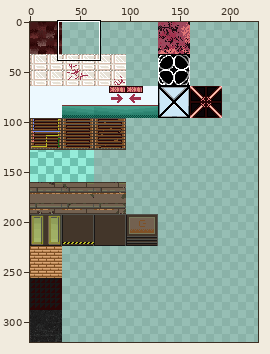
Sprite sheet -- Assets/Tiles/32 textures.png. The first picture is a wide view before the edit; the outline marks the close-up.
Close-up. First the earlier version:
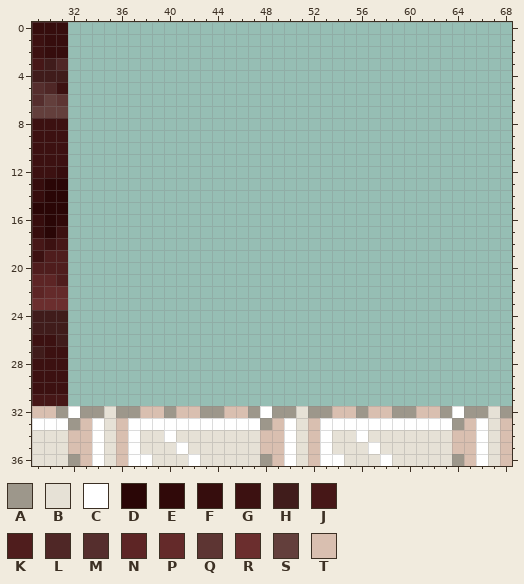
The file is 320x320 pixels. Colours within 5 levels of each other are drawn and written as one. Shown: x 29..68, y 0..36. The wide view leaves out empty margins. The commit also changed other parts of the picture, which this record leaves out.
Palette (. is transparent): A #9d978b  B #e6e1d6  C #ffffff  D #2a0606  E #300909  F #360d0d  G #3c1111  H #401c1b  J #461717  K #4f1d1d  L #4f2726  M #552e2d  N #5d2525  P #642a2a  Q #5d3533  R #6b2e2e  S #633f3c  T #d9bfb0
Pixels before, first column x 29:
 0 FFF.....................................
 1 GFF.....................................
 2 GFF.....................................
 3 JHL.....................................
 4 HHH.....................................
 5 MLG.....................................
 6 MSQ.....................................
 7 SSS.....................................
 8 GGG.....................................
 9 GGG.....................................
10 GGG.....................................
11 GGG.....................................
12 GGF.....................................
13 FDD.....................................
14 FDD.....................................
15 DDD.....................................
16 FDE.....................................
17 FDG.....................................
18 JGJ.....................................
19 GKK.....................................
20 KKK.....................................
21 NNK.....................................
22 NPP.....................................
23 RRR.....................................
24 HHH.....................................
25 HHH.....................................
26 GGH.....................................
27 HGG.....................................
28 GGG.....................................
29 GGG.....................................
30 GGG.....................................
31 JJJ.....................................
32 TTACAABAATTATTAATTACAABAATTATTAATTACAABA
33 CCCATCBTCCCCCCCCCCCATCBTCCCCCCCCCCCATCBT
34 BBBTTCBTCBBCBBBBBBBTTCBTCBBCBBBBBBBTTCBT
35 BBBTTCBTCBBBCBBBBBBTTCBTCBBBCBBBBBBTTCBT
36 BBBATCBTCCBBBCBBBBBATCBTCCBBBCBBBBBATCBT
The result:
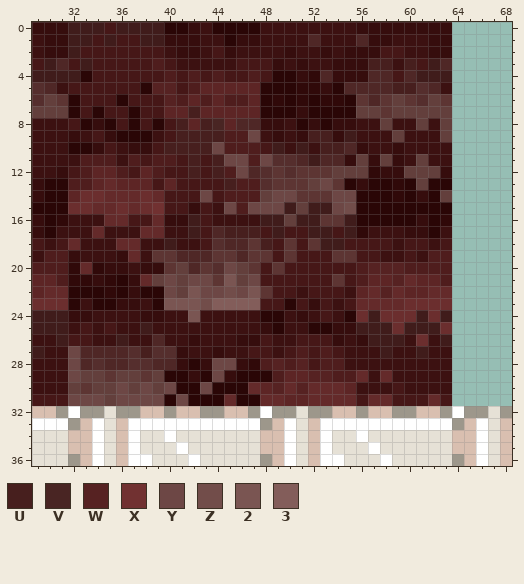
Colours new in this view: U #471f1e  V #492523  W #562222  X #713131  Y #6d4745  Z #724d4a  2 #7a5552  3 #835d5a
From old to new:
{"y":0,"x":32,"old":"................................","new":"HHHJHHHHDDFGDDDDGGGGGGGGFFFFFFFF"}
{"y":1,"x":32,"old":"................................","new":"HHJHJJHHFFFGGDFFGGGGLGGGLFFGGGFF"}
{"y":2,"x":32,"old":"................................","new":"HJJJJJJJGFFGJFGGGGFGGFGFFFJJGGFF"}
{"y":3,"x":32,"old":"................................","new":"JHJJJJJKJGGGGGJJJFGFGGFFFUUGUJHL"}
{"y":4,"x":32,"old":"................................","new":"HDJJJJJJKJKJKJJKJDDFELFFFLLJLHHH"}
{"y":5,"x":32,"old":"................................","new":"JJJJJJDWWJKNNNNNDDDEEFDLLLLUUMLG"}
{"y":6,"x":32,"old":"................................","new":"DJJJDJJJWKNKNKKNDEDEDEEDQLQSQMSQ"}
{"y":7,"x":32,"old":"................................","new":"DJDJJDJJNNUNNNNNDDDFDDDDSSQSSSSS"}
{"y":8,"x":32,"old":"................................","new":"JDFDJDJDJUNUVNLLFFGDFDFFGGSGGSGS"}
{"y":9,"x":32,"old":"................................","new":"FGJFDDDGJUUUUKKYGFGFUUFHGGGSGGGS"}
{"y":10,"x":32,"old":"................................","new":"DDFJGFFJUUUUYKKKJHGHGUULFGGFGGGG"}
{"y":11,"x":32,"old":"................................","new":"GKKKGKJKKJUJUYYKYMMLHLLFSFSFGSGG"}
{"y":12,"x":32,"old":"................................","new":"JKNNKJNKJJUJUKYLMQMQQQSSSEFFSSSF"}
{"y":13,"x":32,"old":"................................","new":"KKNPNNNJNJJJJUKKMQQQSYQDFDDEDSDD"}
{"y":14,"x":32,"old":"................................","new":"NRRPPPRPJJJYJKKKSYYQQQYYDDDEDFDS"}
{"y":15,"x":32,"old":"................................","new":"RRPPRPRXJJFJGYKYYYHSHHYZDDDDDDDD"}
{"y":16,"x":32,"old":"................................","new":"GGGPPJJPFFHJGGGGHHSHHQQHDDDDDFDE"}
{"y":17,"x":32,"old":"................................","new":"GGPGGGPPGGHJLUUUJHJJHHJHEGGGFFDG"}
{"y":18,"x":32,"old":"................................","new":"PGGGPPGGHGGJMLLQUJQJQHHJJJJGJJGJ"}
{"y":19,"x":32,"old":"................................","new":"FGGGFPGQQLLLQQLQQJQJJJQQJJGGJGKK"}
{"y":20,"x":32,"old":"................................","new":"EPEFFGFFQSLQMYSQJQJJJJJJKWWWKKKK"}
{"y":21,"x":32,"old":"................................","new":"EEFEDFPSYSYYQ2SYJJJJJJQJKNNWPNNK"}
{"y":22,"x":32,"old":"................................","new":"DDDEDFDDYS2YYZY2QJJGJJJGNPWPNNPP"}
{"y":23,"x":32,"old":"................................","new":"DGDDFFGD222Z3333JJDJFJGJPPPPRRRR"}
{"y":24,"x":32,"old":"................................","new":"FFGGGGFFGG2GGGGGDDGFGJGDRHRRRHRH"}
{"y":25,"x":32,"old":"................................","new":"GJGJGGHGGGGGGGGGFDGGDDFFHHHRHHHR"}
{"y":26,"x":32,"old":"................................","new":"JJGGHGGLGGFGGGFFJGGJJJFGFHHHGRGH"}
{"y":27,"x":32,"old":"................................","new":"YLLLLMUMMFGGFGGJJGJKJKJGGGHGGHGG"}
{"y":28,"x":32,"old":"................................","new":"YLMLLMMLLFDFYYFEKWKWJKKGGGGGGGGG"}
{"y":29,"x":32,"old":"................................","new":"YSSQSSQSDDFDYFDDDKNNWWKKPGPGGGGG"}
{"y":30,"x":32,"old":"................................","new":"SQSSYSYSYDDYDDDPNWPWPPPNGGGJGGGG"}
{"y":31,"x":32,"old":"................................","new":"YYYSYYYYDYDDDPDDPPNNPPPPJPPJJJPJ"}
{"label":"added","picture_box":[68,22,452,406]}
